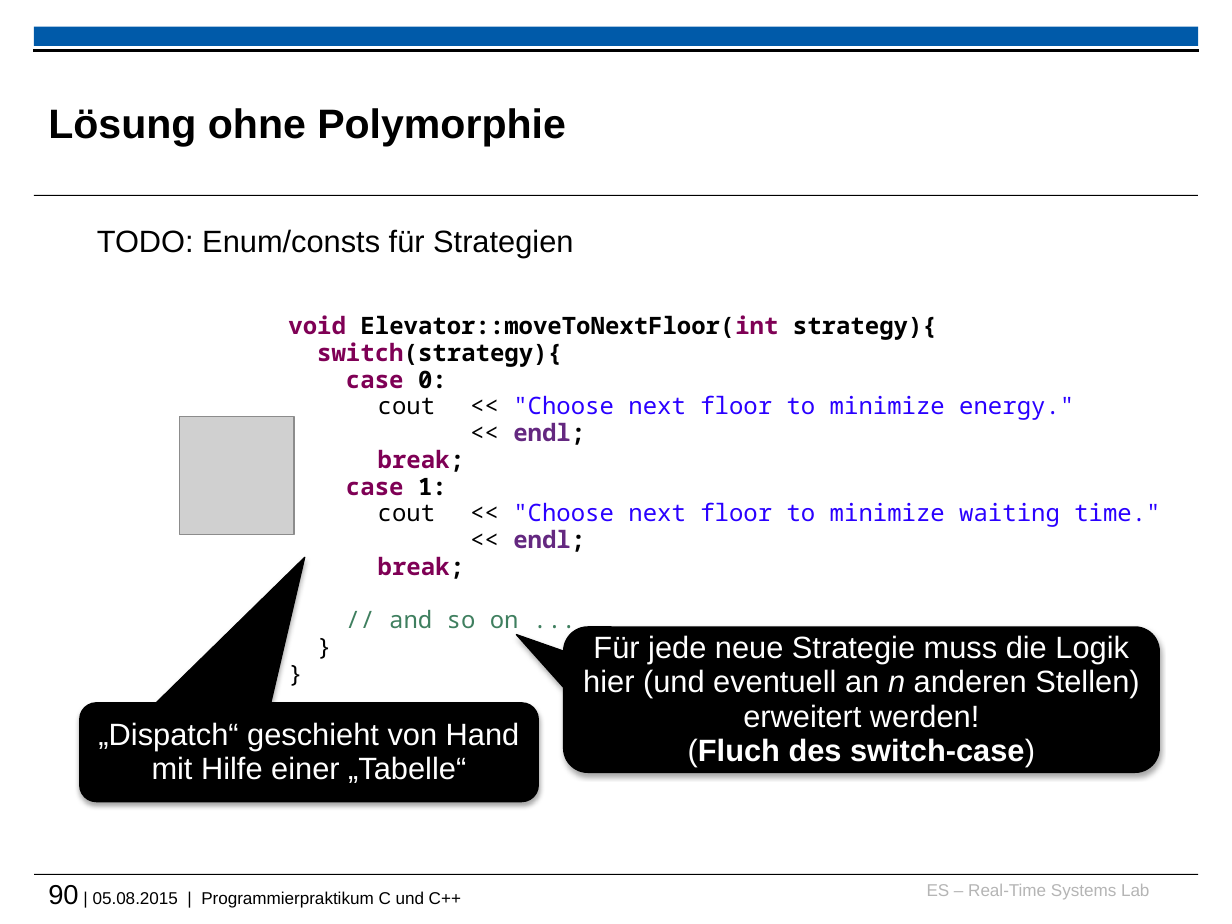
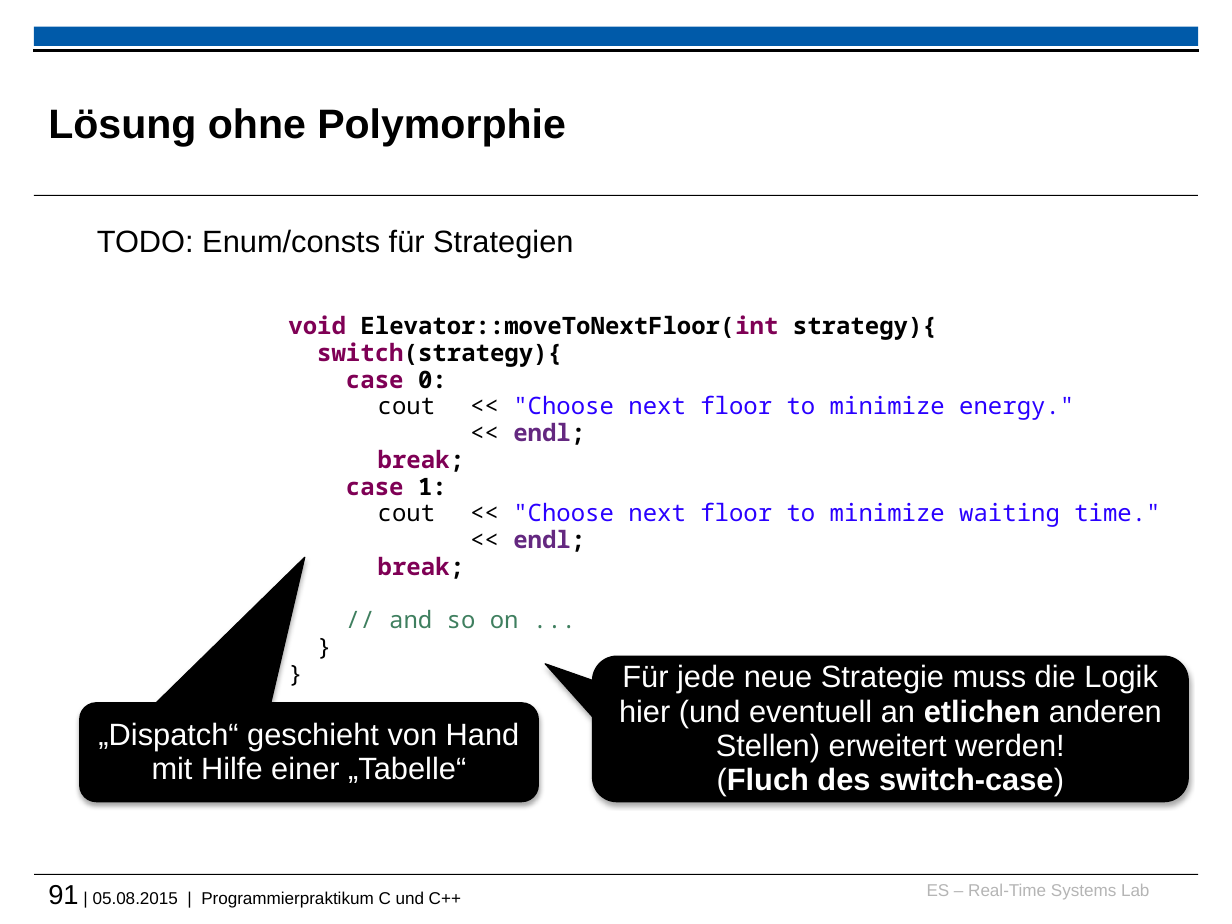
Before and after one commit to h82k/tud-cppp, a slide deck: slide 91 of vorlesung/cppp_lecture.pptx (slide 90 before the commit). Drawn at 1232x924 pixels with LibreOffice and Linux fonts; fonts in the diff are those of the drawing; grey boxes stand for pictures; background and template pictures are left out. Boxes give left, top, right and bottom in pixels: in the first picture for what was removed or moved away, otherwise in the second. Text is boxed around its words. In the diff, an @@ line names an element or a change of style, - is before the commit and + after.

```diff
--- a/vorlesung/cppp_lecture.pptx
+++ b/vorlesung/cppp_lecture.pptx
@@ picture removed at bbox=[180, 416, 294, 535] @@
@@ rounded speech box "Für jede neue Strategie muss ...": place and size @@
-rounded speech box "Für jede neue Strategie muss ..." at bbox=[563, 627, 1159, 772]
+rounded speech box "Für jede neue Strategie muss ..." at bbox=[593, 657, 1189, 802]
@@ text in rounded speech box at bbox=[619, 664, 1162, 796]: text changed @@
-Für jede neue Strategie muss die Logik hier (und eventuell an n anderen Stellen) erweitert werden!
-(Fluch des switch-case)
+Für jede neue Strategie muss die Logik hier (und eventuell an etlichen anderen Stellen) erweitert werden!
+(Fluch des switch-case)
@@ text at bbox=[48, 885, 461, 908]: text changed @@
-90 | 05.08.2015 | Programmierpraktikum C und C++
+91 | 05.08.2015 | Programmierpraktikum C und C++
```
Also in this commit, not shown: 54 other slides changed, 2 slides added, 1 slide removed.
